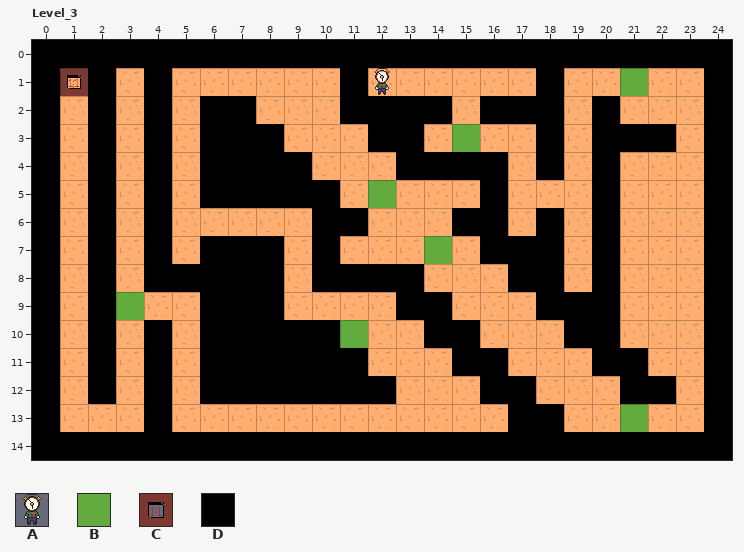
Two versions of a level (LDtk project, public/assets/Clockworld.ldtk). Above is the file before it was changed.
Cells are 32x32 px. Shown: Level_3 x 0..24, y 0..14. The commit also changed other parts of the map, which this record leaves out.
Key: from "Clockworld": A 0, B 2, C 4; from "Collisions": D 1.
_ is an empty cell.
Objects are placed by their top-left corner, in cells (3,4 is the top-left corner of cell 3,4); size is 1x1 cell unless given.
Layers that did not change in this view are not listed.
Layer "Collisions" before, first column x 0:
 0 DDDDDDDDDDDDDDDDDDDDDDDDD
 1 D_D_D______D______D_____D
 2 D_D_D_DD___DDDD_DDD_D___D
 3 D_D_D_DDD___DD____D_DDD_D
 4 D_D_D_DDDD___DDDD_D_D___D
 5 D_D_D_DDDDD_____D___D___D
 6 D_D_D_____DD___DD_D_D___D
 7 D_D_D_DDD_D_____DDD_D___D
 8 D_D_DDDDD_DDDD___DD_D___D
 9 D_D___DDD____DD___DDD___D
10 D_D_D_DDDDD___DD___DD___D
11 D_D_D_DDDDDD___DD___DD__D
12 D_D_D_DDDDDDD___DD___DD_D
13 D___D____________DD_____D
14 DDDDDDDDDDDDDDDDDDDDDDDDD
Objects on layer "Entities" before:
A "Player" at 12,1
C "WinFlag" at 1,1
B "MovingObstacle" at 15,3
B "MovingObstacle" at 21,1
B "MovingObstacle" at 21,13
B "MovingObstacle" at 14,7
B "MovingObstacle" at 12,5
B "MovingObstacle" at 11,10
B "MovingObstacle" at 3,9
And afterwards:
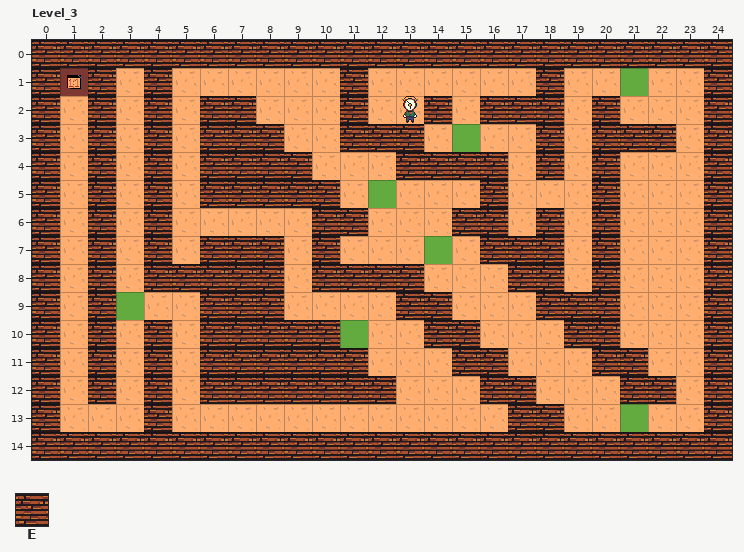
Further tiles: from "Clockworld": E 1.
Commit: Move player spawns on some levels, to prevent spawning into walls
From old to new:
Changed rows in their new state; . is an unchanged cell.
Layer "Tiles":
first column x 11:
 2 .__
 3 E..
Layer "Entities":
changed: A "Player" at 12,1 -> A "Player" at 13,2
Layer "Collisions" (now hidden):
first column x 0:
 0 _________________________
 1 _._._......_......_....._
 2 _._._.__...____.___._..._
 3 _._._.___...__...._.___._
 4 _._._.____...____._._..._
 5 _._._._____....._..._..._
 6 _._._.....__...__._._..._
 7 _._._.___._.....___._..._
 8 _._._____.____...__._..._
 9 _._...___....__...___..._
10 _._._._____...__...__..._
11 _._._.______...__...__.._
12 _._._._______...__...__._
13 _..._............__....._
14 _________________________
Changed places in both pictures, as pixel boxes (x1, y1, x2, y2):
changed: (32, 40, 732, 460)
